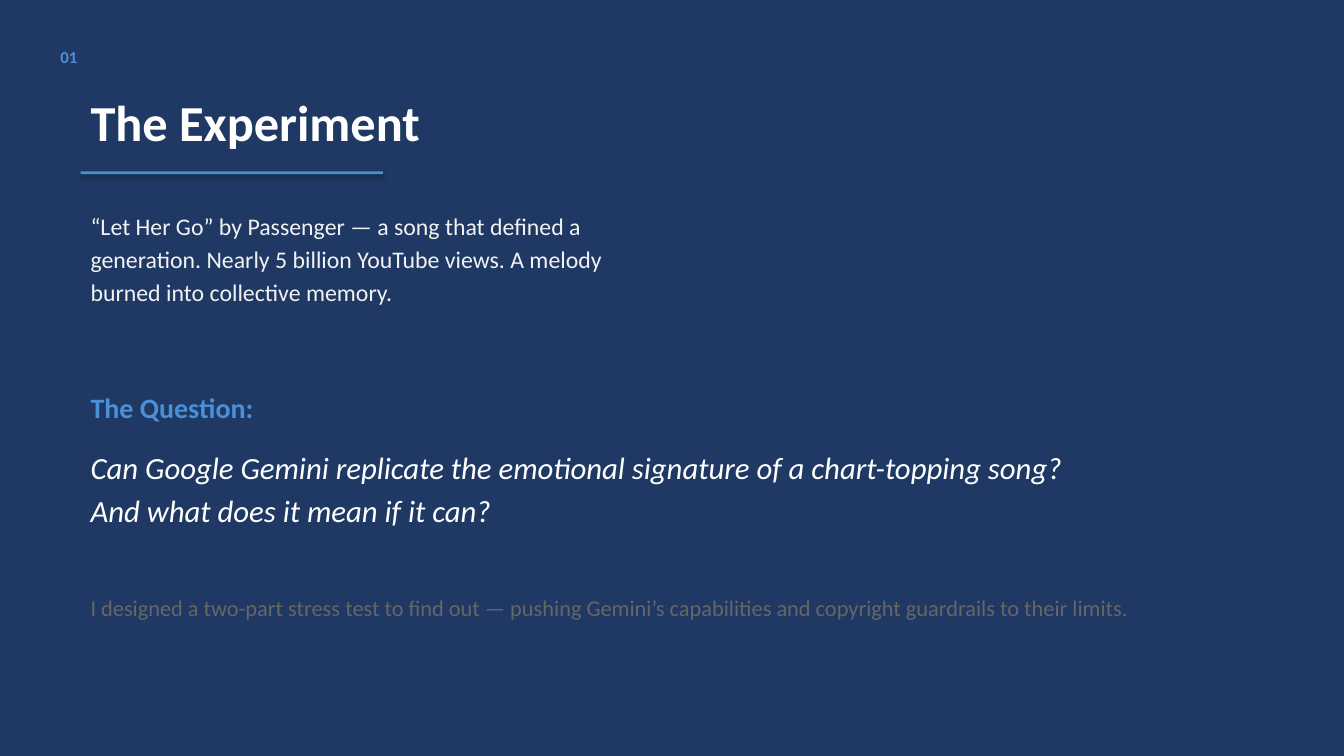
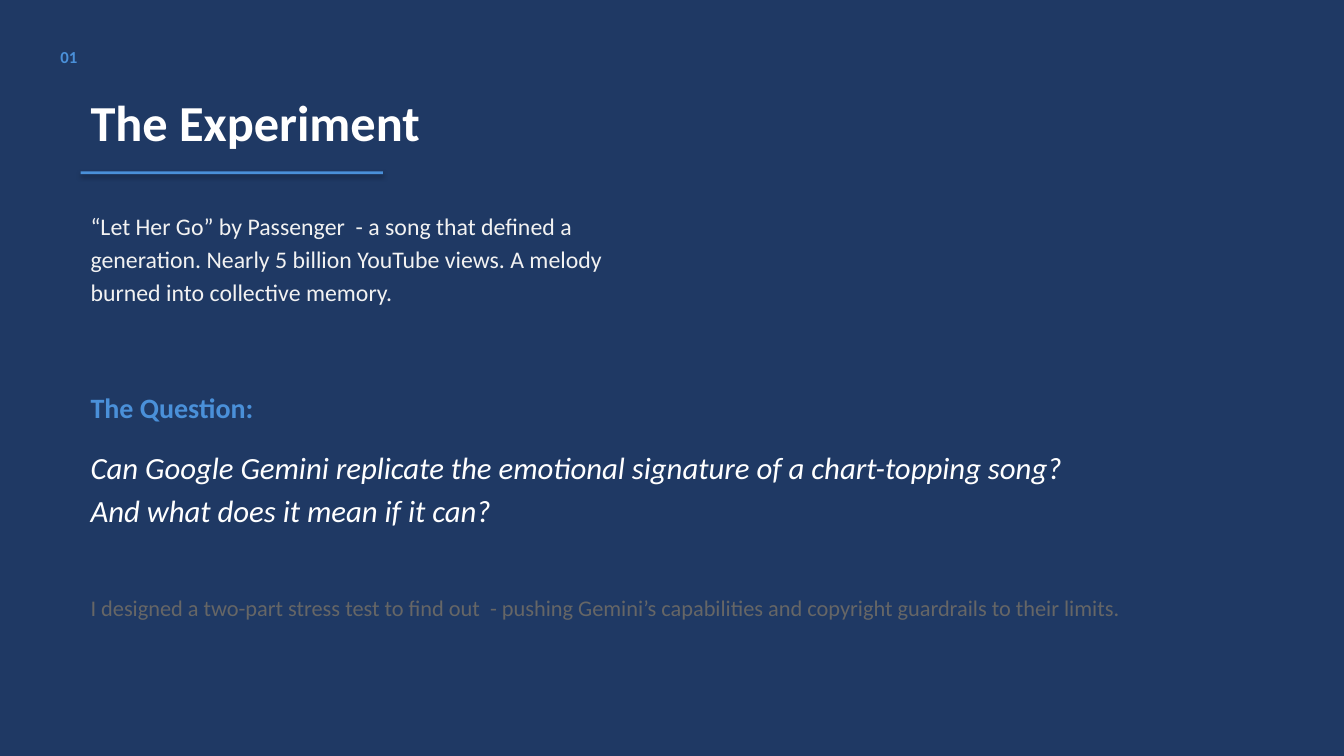
Before and after one commit to Elias-Schwegler/PHKI, a slide deck: slide 2 of Assignment_1_AI_Music_Generation/PHKI_Assignment1_Presentation.pptx. Drawn at 1344x756 pixels with LibreOffice and Linux fonts; fonts in the diff are those of the drawing. Boxes give left, top, right and bottom in pixels: in the first picture for what was removed or moved away, otherwise in the second. Text is boxed around its words. In the diff, an @@ line names an element or a change of style, - is before the commit and + after.

```diff
--- a/Assignment_1_AI_Music_Generation/PHKI_Assignment1_Presentation.pptx
+++ b/Assignment_1_AI_Music_Generation/PHKI_Assignment1_Presentation.pptx
@@ text at (91, 218, 601, 305): text changed @@
-“Let Her Go” by Passenger — a song that defined a generation. Nearly 5 billion YouTube views. A melody burned into collective memory.
+“Let Her Go” by Passenger - a song that defined a generation. Nearly 5 billion YouTube views. A melody burned into collective memory.
@@ text at (91, 601, 1119, 620): text changed @@
-I designed a two-part stress test to find out — pushing Gemini’s capabilities and copyright guardrails to their limits.
+I designed a two-part stress test to find out - pushing Gemini’s capabilities and copyright guardrails to their limits.
```
Also in this commit, not shown: 4 other slides changed, 3 other files.
